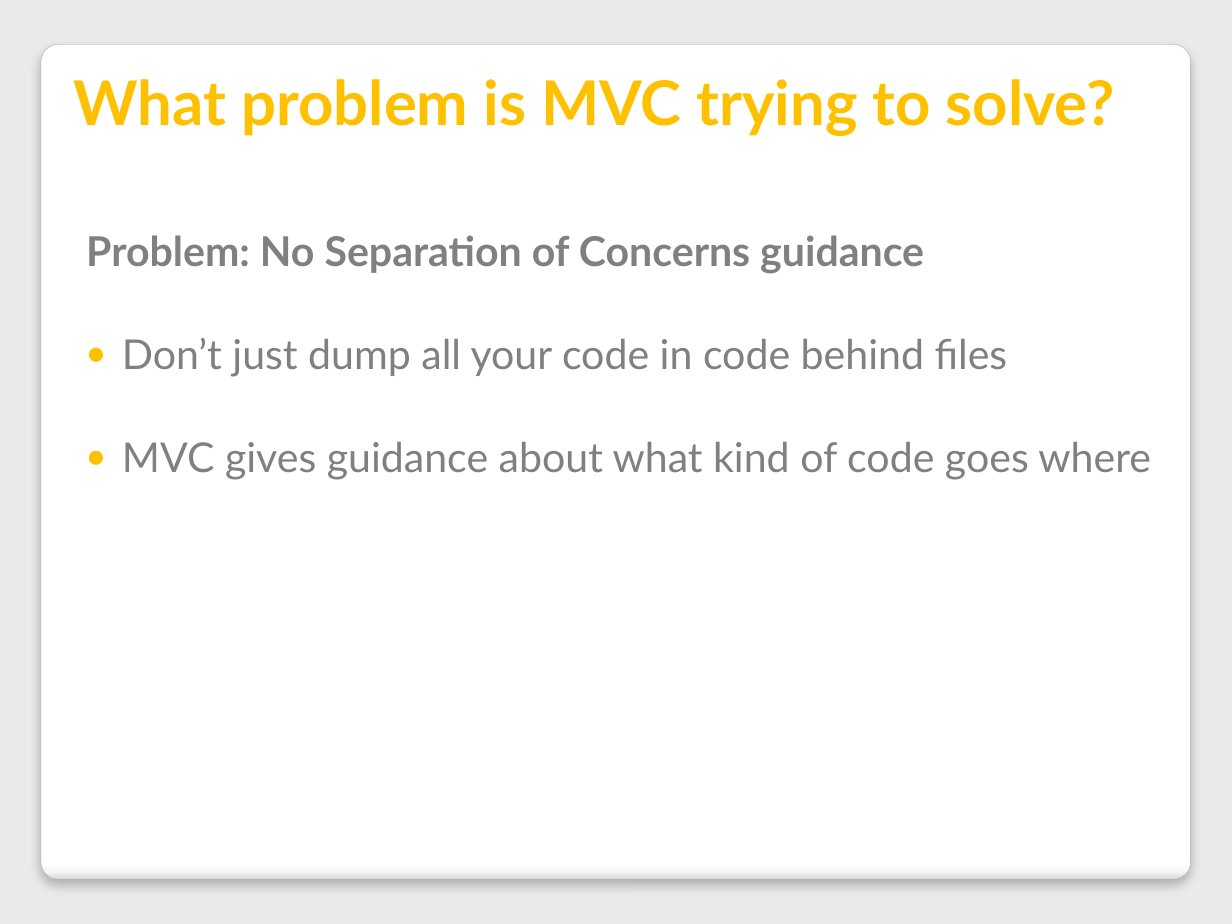
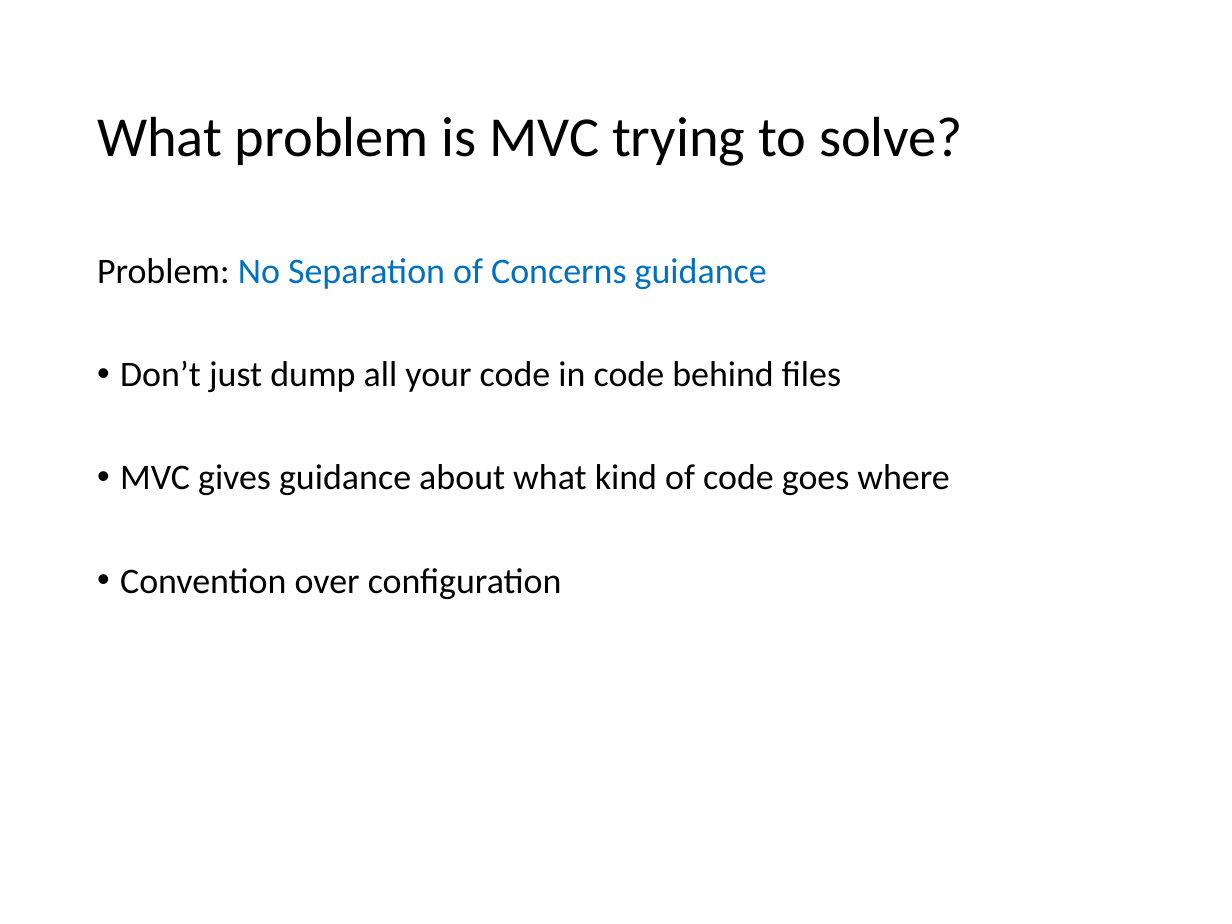
Before and after one commit to VolareSoftware/Presentations, a slide deck: slide 14 of Intro to MVC and Web API - Denver Dev Days/Introduction to MVC and Web API.pptx (slide 10 before the commit). Drawn at 1232x924 pixels with LibreOffice and Linux fonts; fonts in the diff are those of the drawing. Boxes give left, top, right and bottom in pixels: in the first picture for what was removed or moved away, otherwise in the second. Text is boxed around its words. In the diff, an @@ line names an element or a change of style, - is before the commit and + after.

Commit message:
updaate styles and grab old content, still need to update and add new stuff

```diff
--- a/Intro to MVC and Web API - Denver Dev Days/Introduction to MVC and Web API.pptx
+++ b/Intro to MVC and Web API - Denver Dev Days/Introduction to MVC and Web API.pptx
@@ background #EAEAEA to #FFFFFF @@
@@ rounded rectangle removed at [41, 44, 1190, 880] @@
@@ title "What problem is MVC trying ...": place and size @@
-title "What problem is MVC trying ..." at [74, 79, 1115, 136]
+title "What problem is MVC trying ..." at [97, 116, 963, 166]
@@ title "What problem is MVC trying ..." at [97, 116, 963, 166]: size 36 to 33 pt, font Lato to Calibri, text colour #FFC000 to #000000, bold off; line spacing 1 to 0.9; vertical alignment bottom to middle @@
@@ text "Problem: No Separation of Concerns ...": place and size @@
-text "Problem: No Separation of Concerns ..." at [86, 235, 1151, 480]
+text "Problem: No Separation of Concerns ..." at [97, 258, 949, 599]
@@ text at [97, 258, 949, 495]: size 24 to 21 pt, font Lato to Calibri in "Problem: No Separation of Concerns guidance", "Don’t just dump all your code in ...", "MVC gives guidance about what kind of ..."; text colour #808080 to #000000 in "Problem:", "Don’t just dump all your code in ...", "MVC gives guidance about what kind of ..."; text colour #808080 to #0070C0 in "No Separation of Concerns guidance"; bold off in "Problem: No Separation of Concerns guidance"; indent changed; line spacing 2 to 0.9; more space between paragraphs; bullet ● to • @@
@@ text at [120, 568, 562, 599]: paragraph added @@
+• Convention over configuration
```
Also in this commit, not shown: 14 other slides changed, 10 slides added, 8 slides removed.
